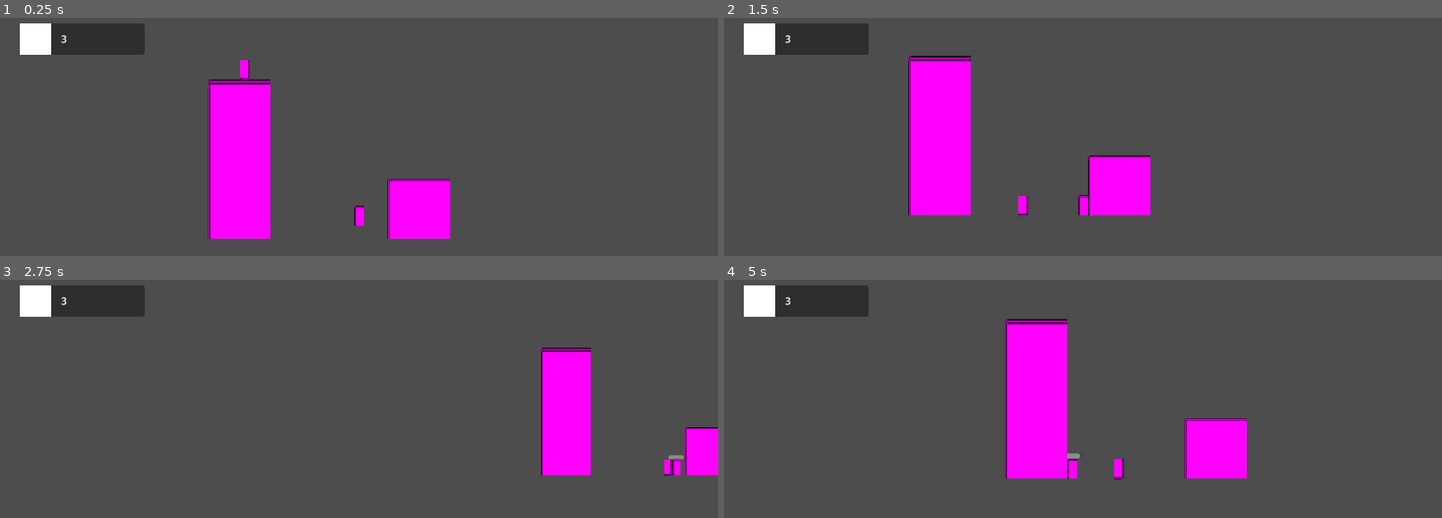
Above: before the commit, frames 1-4 (two rows, left to right).
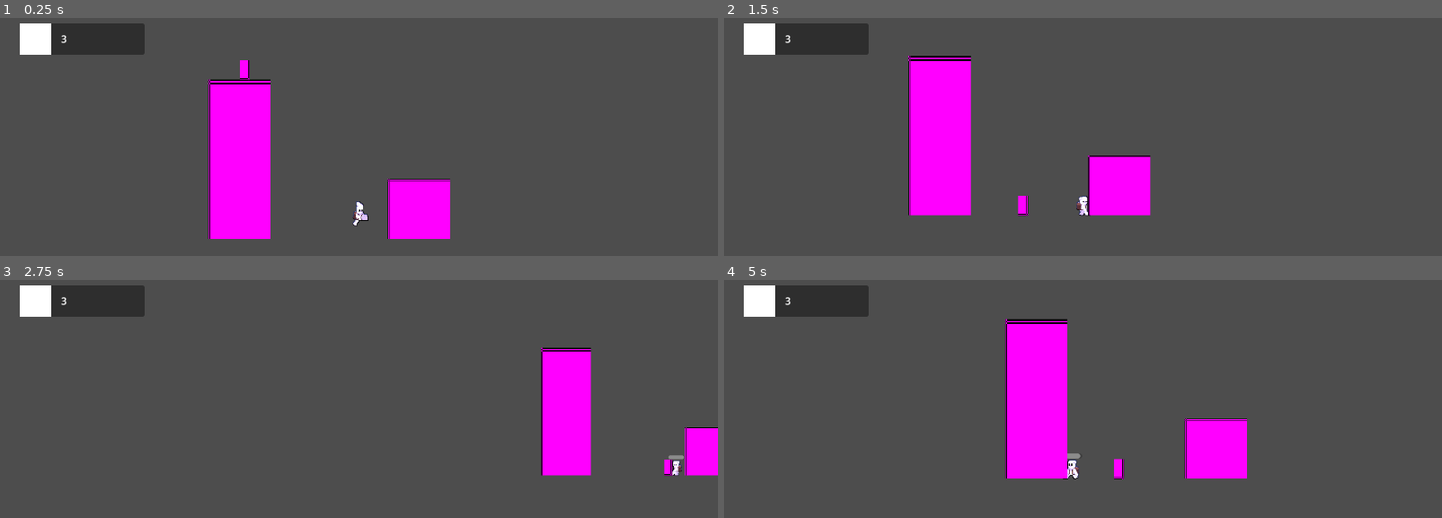
Above: after the commit, the same moments.

Repository: INV-matt/GMTK-game-jam
Game: Godot game, scene res://Main/main.tscn
The game is run twice, just before and just after one commit, with the same random seed, the same clock (stepped at 60 frames per second) and the same inputs.
Inputs:
- Up to frame 1 (0.25 s): no input
- Up to frame 2 (1.5 s): hold D (pl_right) from 0.53 s (still down); tap Z (pl_attack) at 0.6 s; tap Space (pl_jump) at 0.77 s; tap E (pl_dash) at 1.35 s
- Up to frame 3 (2.75 s): tap Space (pl_jump) at 1.52 s; release D (pl_right) at 2.03 s; hold A (pl_left) from 2.03 s (still down); tap Tab (pl_scout) at 2.1 s
- Up to frame 4 (5 s): release A (pl_left) at 2.78 s; hold D (pl_right) 2.78-4.28 s; tap Z (pl_attack) at 2.85 s; tap Space (pl_jump) at 3.02, 3.77, 4.52 s; hold E (pl_dash) 3.53-4.28 s; hold A (pl_left) from 4.28 s (still down); tap Tab (pl_scout) at 4.35 s

The runs differ from the first frame. In frame 1, 0.5% of the frame differs, in the area x 28-63%, y 17-88%; in frame 2, 0.3%; in frame 3, 0.4%; in frame 4, 0.5%.

Commit message:
Added player animations

Diff:
--- a/Player/player.gd
+++ b/Player/player.gd
@@ -29,11 +29,19 @@
 
 var movementLocked = false
 
+func _setAnimation(name: String) :
+  if $Sprite2D.animation == name :
+    return
+
+  $Sprite2D.play(name)
+
 func _ready():
   _jumpVelocity = sqrt(2 * JumpHeight * _localGravity) # TODO: HARDCODED FOR NOW
 
   # TODO: Move this to after the player select their power
   _apply_powers()
+
+  _setAnimation("idle")
 
 func _physics_process(delta: float) -> void:
   _frameSinceJumpPressed += 1
@@ -66,6 +74,18 @@
   # else:
   #   velocity.x = move_toward(velocity.x, 0, Deceleration)
   _direction = Input.get_axis("pl_left", "pl_right")
+
+  if _direction < 0 :
+    $Sprite2D.flip_h = true
+  elif _direction > 0 :
+    $Sprite2D.flip_h = false
+
+  if is_on_floor() :
+    if _direction :
+      _setAnimation("walk")
+    else :
+      _setAnimation("idle")
+
   var target = _direction * Speed
   var dv = target - velocity.x
   var accelRate = Acceleration if abs(dv) > 0.1 else Deceleration
@@ -81,9 +101,14 @@
 #region GRAVITY
 func _handleGravity(delta) -> void:
   if velocity.y > 0:
+    if not is_on_floor() :
+      _setAnimation("fall")
     _localGravity = _getCurrentGravity() * FallGravityMultiplier
   else:
     _localGravity = _getCurrentGravity()
+
+    if velocity.y < 0 :
+      _setAnimation("jump")
 
   if not is_on_floor():
     if Input.get_action_strength("pl_down"):
--- a/Player/player.tscn
+++ b/Player/player.tscn
@@ -1,11 +1,252 @@
-[gd_scene load_steps=6 format=3 uid="uid://cnv1i1bs5daa0"]
+[gd_scene load_steps=41 format=3 uid="uid://cnv1i1bs5daa0"]
 
 [ext_resource type="Script" uid="uid://cw3ket1027r37" path="res://Player/player.gd" id="1_dynme"]
+[ext_resource type="Texture2D" uid="uid://dv4xchma5hf1y" path="res://Player/Spritesheets/Blank-FallSheet.png" id="2_vtle1"]
 [ext_resource type="Script" uid="uid://b6pxf2yjv2tmg" path="res://Components/Health/health_component.gd" id="3_btcbx"]
 [ext_resource type="PackedScene" uid="uid://bcwjmekm2lobt" path="res://Powers/Attack Power/attack_power.tscn" id="3_gwnis"]
-
-[sub_resource type="PlaceholderTexture2D" id="PlaceholderTexture2D_wp0l0"]
-size = Vector2(16, 32)
+[ext_resource type="Texture2D" uid="uid://bbdeegv4efmd1" path="res://Player/Spritesheets/Blank-IdleSheet.png" id="3_od3ui"]
+[ext_resource type="Texture2D" uid="uid://dbkto7el2ftp1" path="res://Player/Spritesheets/Blank-JumpSheet.png" id="4_00tjw"]
+[ext_resource type="Texture2D" uid="uid://c74bqj6g6oaxk" path="res://Player/Spritesheets/Blank-WalkSheet.png" id="5_x3vf3"]
+
+[sub_resource type="AtlasTexture" id="AtlasTexture_apopc"]
+atlas = ExtResource("2_vtle1")
+region = Rect2(0, 0, 48, 64)
+
+[sub_resource type="AtlasTexture" id="AtlasTexture_5htga"]
+atlas = ExtResource("2_vtle1")
+region = Rect2(48, 0, 48, 64)
+
+[sub_resource type="AtlasTexture" id="AtlasTexture_p5o4e"]
+atlas = ExtResource("2_vtle1")
+region = Rect2(0, 64, 48, 64)
+
+[sub_resource type="AtlasTexture" id="AtlasTexture_gu6f8"]
+atlas = ExtResource("2_vtle1")
+region = Rect2(48, 64, 48, 64)
+
+[sub_resource type="AtlasTexture" id="AtlasTexture_dkpta"]
+atlas = ExtResource("3_od3ui")
+region = Rect2(0, 0, 48, 64)
+
+[sub_resource type="AtlasTexture" id="AtlasTexture_lfmf2"]
+atlas = ExtResource("3_od3ui")
+region = Rect2(48, 0, 48, 64)
+
+[sub_resource type="AtlasTexture" id="AtlasTexture_pisgm"]
+atlas = ExtResource("3_od3ui")
+region = Rect2(96, 0, 48, 64)
+
+[sub_resource type="AtlasTexture" id="AtlasTexture_b1ygp"]
+atlas = ExtResource("3_od3ui")
+region = Rect2(144, 0, 48, 64)
+
+[sub_resource type="AtlasTexture" id="AtlasTexture_o28un"]
+atlas = ExtResource("3_od3ui")
+region = Rect2(0, 64, 48, 64)
+
+[sub_resource type="AtlasTexture" id="AtlasTexture_n471f"]
+atlas = ExtResource("3_od3ui")
+region = Rect2(48, 64, 48, 64)
+
+[sub_resource type="AtlasTexture" id="AtlasTexture_7emwf"]
+atlas = ExtResource("3_od3ui")
+region = Rect2(96, 64, 48, 64)
+
+[sub_resource type="AtlasTexture" id="AtlasTexture_hshwv"]
+atlas = ExtResource("3_od3ui")
+region = Rect2(144, 64, 48, 64)
+
+[sub_resource type="AtlasTexture" id="AtlasTexture_gpjlu"]
+atlas = ExtResource("3_od3ui")
+region = Rect2(0, 128, 48, 64)
+
+[sub_resource type="AtlasTexture" id="AtlasTexture_8mwp6"]
+atlas = ExtResource("3_od3ui")
+region = Rect2(48, 128, 48, 64)
+
+[sub_resource type="AtlasTexture" id="AtlasTexture_qemgg"]
+atlas = ExtResource("3_od3ui")
+region = Rect2(96, 128, 48, 64)
+
+[sub_resource type="AtlasTexture" id="AtlasTexture_8viyr"]
+atlas = ExtResource("3_od3ui")
+region = Rect2(144, 128, 48, 64)
+
+[sub_resource type="AtlasTexture" id="AtlasTexture_sm0op"]
+atlas = ExtResource("3_od3ui")
+region = Rect2(0, 192, 48, 64)
+
+[sub_resource type="AtlasTexture" id="AtlasTexture_76lrf"]
+atlas = ExtResource("3_od3ui")
+region = Rect2(48, 192, 48, 64)
+
+[sub_resource type="AtlasTexture" id="AtlasTexture_efx54"]
+atlas = ExtResource("3_od3ui")
+region = Rect2(96, 192, 48, 64)
+
+[sub_resource type="AtlasTexture" id="AtlasTexture_755ss"]
+atlas = ExtResource("4_00tjw")
+region = Rect2(0, 0, 48, 64)
+
+[sub_resource type="AtlasTexture" id="AtlasTexture_bbimk"]
+atlas = ExtResource("4_00tjw")
+region = Rect2(48, 0, 48, 64)
+
+[sub_resource type="AtlasTexture" id="AtlasTexture_m0h3t"]
+atlas = ExtResource("4_00tjw")
+region = Rect2(0, 64, 48, 64)
+
+[sub_resource type="AtlasTexture" id="AtlasTexture_i4o1l"]
+atlas = ExtResource("4_00tjw")
+region = Rect2(48, 64, 48, 64)
+
+[sub_resource type="AtlasTexture" id="AtlasTexture_j2n6q"]
+atlas = ExtResource("5_x3vf3")
+region = Rect2(0, 0, 48, 64)
+
+[sub_resource type="AtlasTexture" id="AtlasTexture_c6x0f"]
+atlas = ExtResource("5_x3vf3")
+region = Rect2(48, 0, 48, 64)
+
+[sub_resource type="AtlasTexture" id="AtlasTexture_jp1hh"]
+atlas = ExtResource("5_x3vf3")
+region = Rect2(96, 0, 48, 64)
+
+[sub_resource type="AtlasTexture" id="AtlasTexture_qs4pp"]
+atlas = ExtResource("5_x3vf3")
+region = Rect2(0, 64, 48, 64)
+
+[sub_resource type="AtlasTexture" id="AtlasTexture_iyprq"]
+atlas = ExtResource("5_x3vf3")
+region = Rect2(48, 64, 48, 64)
+
+[sub_resource type="AtlasTexture" id="AtlasTexture_f4lon"]
+atlas = ExtResource("5_x3vf3")
+region = Rect2(96, 64, 48, 64)
+
+[sub_resource type="AtlasTexture" id="AtlasTexture_8ynux"]
+atlas = ExtResource("5_x3vf3")
+region = Rect2(0, 128, 48, 64)
+
+[sub_resource type="AtlasTexture" id="AtlasTexture_d30e8"]
+atlas = ExtResource("5_x3vf3")
+region = Rect2(48, 128, 48, 64)
+
+[sub_resource type="SpriteFrames" id="SpriteFrames_6pogt"]
+animations = [{
+"frames": [{
+"duration": 1.0,
+"texture": SubResource("AtlasTexture_apopc")
+}, {
+"duration": 1.0,
+"texture": SubResource("AtlasTexture_5htga")
+}, {
+"duration": 1.0,
+"texture": SubResource("AtlasTexture_p5o4e")
+}, {
+"duration": 1.0,
+"texture": SubResource("AtlasTexture_gu6f8")
+}],
+"loop": true,
+"name": &"fall",
+"speed": 15.0
+}, {
+"frames": [{
+"duration": 1.0,
+"texture": SubResource("AtlasTexture_dkpta")
+}, {
+"duration": 1.0,
+"texture": SubResource("AtlasTexture_lfmf2")
+}, {
+"duration": 1.0,
+"texture": SubResource("AtlasTexture_pisgm")
+}, {
+"duration": 1.0,
+"texture": SubResource("AtlasTexture_b1ygp")
+}, {
+"duration": 1.0,
+"texture": SubResource("AtlasTexture_o28un")
+}, {
+"duration": 1.0,
+"texture": SubResource("AtlasTexture_n471f")
+}, {
+"duration": 1.0,
+"texture": SubResource("AtlasTexture_7emwf")
+}, {
+"duration": 1.0,
+"texture": SubResource("AtlasTexture_hshwv")
+}, {
+"duration": 1.0,
+"texture": SubResource("AtlasTexture_gpjlu")
+}, {
+"duration": 1.0,
+"texture": SubResource("AtlasTexture_8mwp6")
+}, {
+"duration": 1.0,
+"texture": SubResource("AtlasTexture_qemgg")
+}, {
+"duration": 1.0,
+"texture": SubResource("AtlasTexture_8viyr")
+}, {
+"duration": 1.0,
+"texture": SubResource("AtlasTexture_sm0op")
+}, {
+"duration": 1.0,
+"texture": SubResource("AtlasTexture_76lrf")
+}, {
+"duration": 1.0,
+"texture": SubResource("AtlasTexture_efx54")
+}],
+"loop": true,
+"name": &"idle",
+"speed": 15.0
+}, {
+"frames": [{
+"duration": 1.0,
+"texture": SubResource("AtlasTexture_755ss")
+}, {
+"duration": 1.0,
+"texture": SubResource("AtlasTexture_bbimk")
+}, {
+"duration": 1.0,
+"texture": SubResource("AtlasTexture_m0h3t")
+}, {
+"duration": 1.0,
+"texture": SubResource("AtlasTexture_i4o1l")
+}],
+"loop": false,
+"name": &"jump",
+"speed": 15.0
+}, {
+"frames": [{
+"duration": 1.0,
+"texture": SubResource("AtlasTexture_j2n6q")
+}, {
+"duration": 1.0,
+"texture": SubResource("AtlasTexture_c6x0f")
+}, {
+"duration": 1.0,
+"texture": SubResource("AtlasTexture_jp1hh")
+}, {
+"duration": 1.0,
+"texture": SubResource("AtlasTexture_qs4pp")
+}, {
+"duration": 1.0,
+"texture": SubResource("AtlasTexture_iyprq")
+}, {
+"duration": 1.0,
+"texture": SubResource("AtlasTexture_f4lon")
+}, {
+"duration": 1.0,
+"texture": SubResource("AtlasTexture_8ynux")
+}, {
+"duration": 1.0,
+"texture": SubResource("AtlasTexture_d30e8")
+}],
+"loop": true,
+"name": &"walk",
+"speed": 15.0
+}]
 
 [sub_resource type="CapsuleShape2D" id="CapsuleShape2D_75muk"]
 radius = 8.0
@@ -15,8 +256,12 @@
 collision_layer = 2
 script = ExtResource("1_dynme")
 
-[node name="Sprite2D" type="Sprite2D" parent="."]
-texture = SubResource("PlaceholderTexture2D_wp0l0")
+[node name="Sprite2D" type="AnimatedSprite2D" parent="."]
+sprite_frames = SubResource("SpriteFrames_6pogt")
+animation = &"jump"
+autoplay = "idle"
+frame = 3
+frame_progress = 1.0
 
 [node name="collider" type="CollisionShape2D" parent="."]
 shape = SubResource("CapsuleShape2D_75muk")
--- a/project.godot
+++ b/project.godot
@@ -100,4 +100,5 @@
 
 [rendering]
 
+textures/canvas_textures/default_texture_filter=0
 renderer/rendering_method="mobile"
Binary file added: Enemies/Basic Enemy/Spritesheets/Walker-DeathSheet.png
Not shown, added: Enemies/Basic Enemy/Spritesheets/Walker-DeathSheet.png.import
Binary file added: Enemies/Basic Enemy/Spritesheets/Walker-FallSheet.png
Not shown, added: Enemies/Basic Enemy/Spritesheets/Walker-FallSheet.png.import
Binary file added: Enemies/Basic Enemy/Spritesheets/Walker-IdleSheet.png
Not shown, added: Enemies/Basic Enemy/Spritesheets/Walker-IdleSheet.png.import
Binary file added: Enemies/Basic Enemy/Spritesheets/Walker-WalkSheet.png
Not shown, added: Enemies/Basic Enemy/Spritesheets/Walker-WalkSheet.png.import
Binary file added: Enemies/Chaser Enemy/Spritesheets/Chaser-DeathSheet.png
Not shown, added: Enemies/Chaser Enemy/Spritesheets/Chaser-DeathSheet.png.import
Binary file added: Enemies/Chaser Enemy/Spritesheets/Chaser-FallSheet.png
Not shown, added: Enemies/Chaser Enemy/Spritesheets/Chaser-FallSheet.png.import
(and 12 more such lines)
